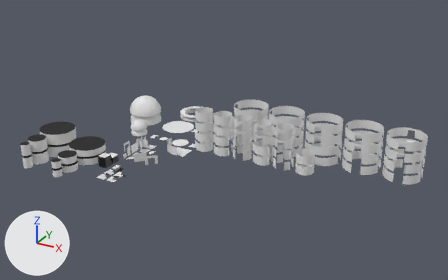
Two versions of the FBX model Lucky Sevens/Assets/3D Models/GeometryPieces.fbx, one commit apart.
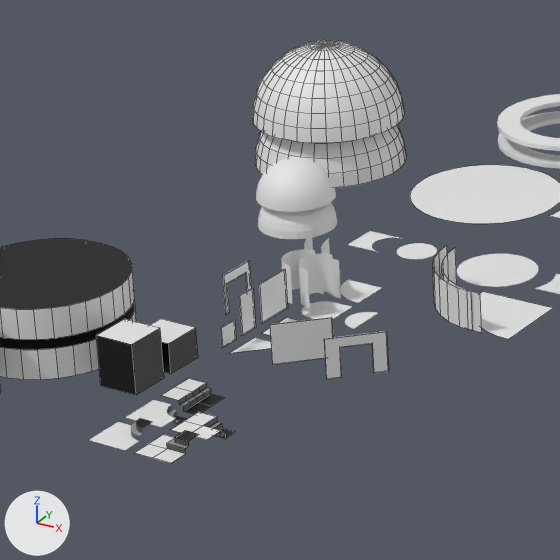
Each version appears first whole from a 50 mm camera at (158.5, -206.7, 120.2) aimed at (37.3, 13.6, 10.0), and next in a close-up on the part from 17% to 43% of the width and 31% to 72% of the height. Lighting does not change. The marker at lower left points along +X, +Y and +Z. The close-ups show mesh edges as thin lines. Where no turn or scale is listed for an object, it has been applied to the vertices. Vertices at the same position are counted once.

In view in the first close-up: '16x16CircleSingleJumpF_Platform', '16x16CircleSingleJump_Platform', '16x16Circle_Floor', '16x16SphereF_Roof', '16x16SphereS_Roof', '2x2Flat_Wall', '4x4Diaginal_Wall', '4x4x5DoubleJump_Platform', '8X8Circle_Floor', '8x8 QuartSmooth_Wall', '8x8 Quart_Floor', '8x8SphereF_Roof', '8x8SphereS_Roof'.
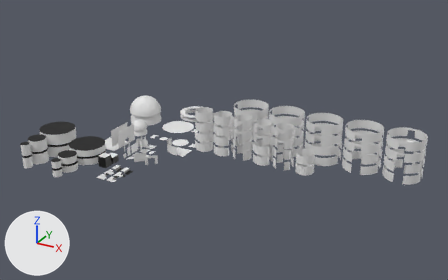
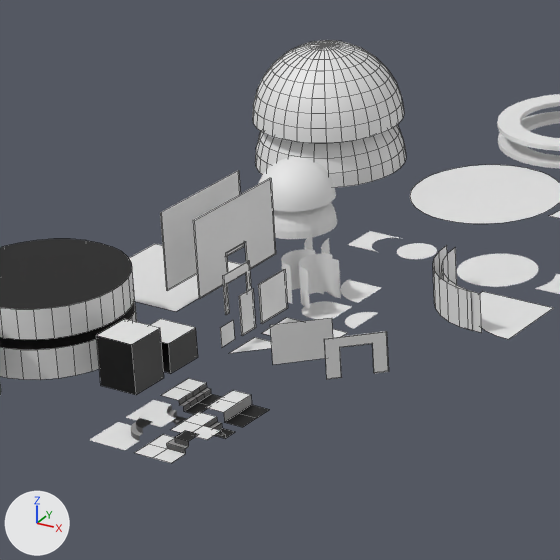
Pixel boxes (x1, y1, x2, y2) of what changed, in the close-ups (560 x 560 px):
'12x8Doorway_Wall', added
    after: (193, 178, 276, 299)
'12x8Flat_Wall', added
    after: (160, 171, 244, 291)
'12x12Flat_Floor', added
    after: (129, 244, 241, 311)
'4x4Diaginal_Wall', reshaped
    before: (270, 317, 333, 365)
    after: (270, 318, 333, 365)
'4x4SunkenHalfDrop_Floor', added
    after: (206, 390, 270, 427)
    faces in mat_mat2 (black #000000): (225, 405, 270, 427)
    faces in mat_mat_1 (white #e7e7e7): (206, 390, 250, 412)
    faces in mat_mat_3 (grey #929292): (224, 395, 252, 422)
'2x2Flat_Wall', reshaped
    before: (220, 320, 236, 348)
    after: (220, 320, 235, 347)
'4x4Flat_Floor.001', added
    after: (333, 329, 347, 337)

The change, as a list of edits to the scene's bpy script:
```text
Change me_plane_015:
    where me_plane_015.from_pydata(...)  # 8 vertices, 6 faces; spans x 0.0..0.15, y -1.0..1.0, z -1.0..1.0
    used by ob_2x2flat_wall; location = (-2.0, -7.0, 2.0)
    verts and faces of me_plane_015; kept vertices keep their numbers, new ones are numbered from 8
    before: 0 (0.0, -1.0, 1.0) at pixel (220, 327), 1 (0.0, -1.0, -1.0) at pixel (221, 347), 2 (0.0, 1.0, 1.0) at pixel (233, 319), 3 (0.0, 1.0, -1.0) at pixel (234, 339), 4 (0.15, 1.0, 1.0) at pixel (234, 320)
    before: 5 (0.15, -1.0, 1.0) at pixel (221, 328), 6 (0.15, -1.0, -1.0) at pixel (222, 347), 7 (0.15, 1.0, -1.0) at pixel (236, 339)
    me_plane_015 part 2
    add delete_vertices([*range(4, 8)])  # with the faces that use them
    add delete_faces([(0, 2, 3, 1)])
    add faces += [(0, 1, 3, 2)]
Change me_plane_019:
    where me_plane_019.from_pydata(...)  # 8 vertices, 6 faces; spans x -2.11..2.0, y -2.0..2.11, z 0.0..4.0
    used by ob_4x4diaginal_wall; location = (5.0, -5.0, 0.0)
    verts and faces of me_plane_019; kept vertices keep their numbers, new ones are numbered from 8
    before: 0 (-2.0, -2.0, 0.0) at pixel (272, 364), 1 (2.0, 2.0, 0.0), 2 (-2.0, -2.0, 4.0) at pixel (270, 324), 3 (2.0, 2.0, 4.0) at pixel (332, 317), 4 (-2.11, -1.89, 0.0) at pixel (272, 363)
    before: 5 (1.89, 2.11, 0.0), 6 (-2.11, -1.89, 4.0) at pixel (270, 324), 7 (1.89, 2.11, 4.0) at pixel (331, 317)
    me_plane_019 part 1
    add delete_vertices([*range(4, 8)])  # with the faces that use them
    add delete_faces([(0, 1, 3, 2)])
    add faces += [(0, 2, 3, 1)]
Add me_plane_023:
    me_plane_023.from_pydata([(-2.0, -10.0, 0.0), (10.0, -10.0, 0.0), (-2.0, 2.0, 0.0), (10.0, 2.0, 0.0)], [], [(0, 1, 3, 2)])
Add me_plane_018:
    me_plane_018.from_pydata(...)  # 16 vertices, 10 faces; spans x -0.15..0.0, y -6.0..6.0, z -2.0..6.0
Add me_plane_017:
    me_plane_017.from_pydata(...)  # a box spanning x 0.0..0.15, y -2.0..10.0, z -2.0..6.0
Add me_plane_029:
    me_plane_029.from_pydata([(-2.0, -2.0, 0.0), (-2.0, 2.0, 0.0), (-2.0, 0.0, 0.0), (0.0, -2.0, 0.0), (0.0, 2.0, 0.0), (0.0, 0.0, 0.0), (0.0, -2.0, -1.0), (2.0, -2.0, -1.0), (2.0, 0.0, -1.0), (2.0, 2.0, -1.0), (0.0, 2.0, -1.0), (0.0, 0.0, -1.0)], [], [(2, 5, 4, 1), (0, 3, 5, 2), (11, 8, 9, 10), (6, 7, 8, 11), (4, 5, 3, 6, 11, 10)])
    for i in [2, 3]: me_plane_029.polygons[i].material_index = 1
    for i in [4]: me_plane_029.polygons[i].material_index = 2
    me_plane_029.materials.append(mat_mat_1)  # white #e7e7e7
    me_plane_029.materials.append(mat_mat2)  # black #000000
    me_plane_029.materials.append(mat_mat_3)  # grey #929292
Add me_plane_030:
    me_plane_030.from_pydata([(-2.0, -2.0, 0.0), (0.0, -2.0, 0.0), (-2.0, 2.0, 0.0), (0.0, 2.0, 0.0)], [], [(0, 1, 3, 2)])
Add ob_12x12flat_floor:
    ob_12x12flat_floor = bpy.data.objects.new('12x12Flat_Floor', me_plane_023)
    ob_12x12flat_floor.location = (-22.0, 8.0, 0.0)
Add ob_12x8doorway_wall:
    ob_12x8doorway_wall = bpy.data.objects.new('12x8Doorway_Wall', me_plane_018)
    ob_12x8doorway_wall.location = (-9.0, 4.0, 4.0)
Add ob_12x8flat_wall:
    ob_12x8flat_wall = bpy.data.objects.new('12x8Flat_Wall', me_plane_017)
    ob_12x8flat_wall.location = (-13.0, 0.0, 4.0)
Add ob_4x4sunkenhalfdrop_floor:
    ob_4x4sunkenhalfdrop_floor = bpy.data.objects.new('4x4SunkenHalfDrop_Floor', me_plane_029)
    ob_4x4sunkenhalfdrop_floor.location = (5.0, -15.0, 0.0)
Add ob_4x4flat_floor_001:
    ob_4x4flat_floor_001 = bpy.data.objects.new('4x4Flat_Floor.001', me_plane_030)
    ob_4x4flat_floor_001.location = (5.0, 0.0, 0.0)
```
